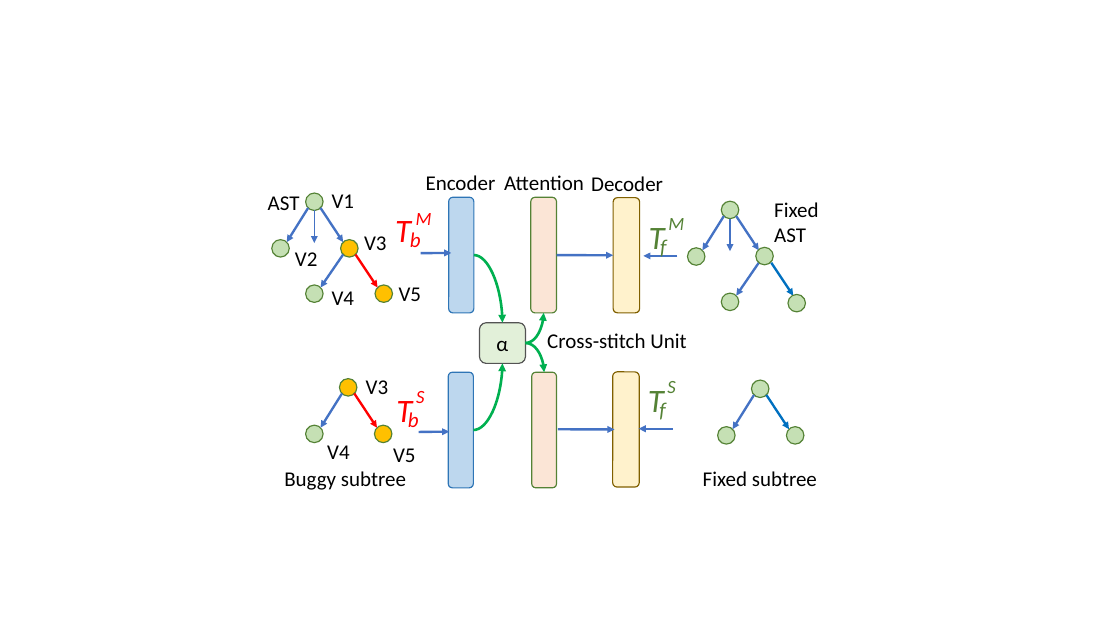
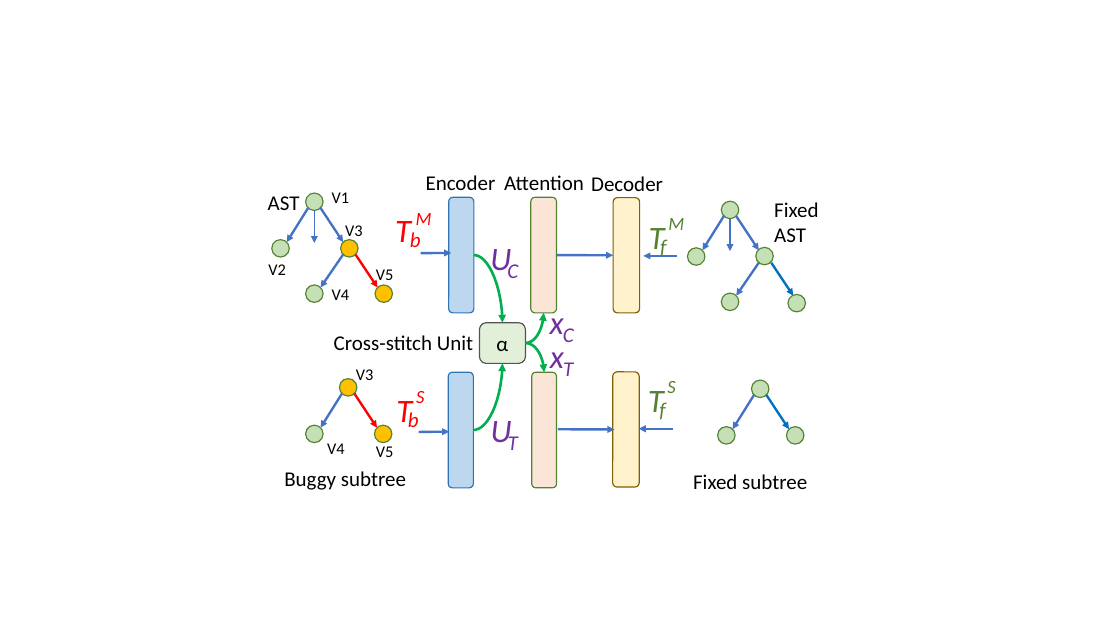
Before and after one commit to tien-n-nguyen/apr-study, a slide deck: slide 11 of Figures.pptx. Drawn at 1120x630 pixels with LibreOffice and Linux fonts; fonts in the diff are those of the drawing. Boxes give left, top, right and bottom in pixels: in the first picture for what was removed or moved away, otherwise in the second. Text is boxed around its words. In the diff, an @@ line names an element or a change of style, - is before the commit and + after.

```diff
--- a/Figures.pptx
+++ b/Figures.pptx
@@ text "V3": place and size @@
-text "V3" at [364, 236, 387, 250]
+text "V3" at [345, 225, 363, 241]
@@ text "V2": place and size @@
-text "V2" at [295, 252, 318, 266]
+text "V2" at [268, 264, 286, 275]
@@ size 18 to 14 pt in 8 elements at [332, 192, 350, 203], [332, 289, 350, 300], [327, 443, 345, 454], [376, 446, 394, 457], [356, 369, 374, 385], [345, 225, 363, 241], [268, 264, 286, 275], [376, 269, 394, 285] @@
@@ text "V5": place and size @@
-text "V5" at [399, 287, 422, 301]
+text "V5" at [376, 269, 394, 285]
@@ text added at [490, 249, 511, 278], 28 pt, text #7030A0, italic @@
+U
@@ text added at [507, 260, 518, 278], 18 pt, text #7030A0, italic @@
+C
@@ text added at [550, 307, 564, 338], 28 pt, text #7030A0, italic @@
+x
@@ text added at [563, 328, 574, 342], 18 pt, text #7030A0, italic @@
+C
@@ text "Cross-stitch Unit": place and size @@
-text "Cross-stitch Unit" at [547, 333, 686, 348]
+text "Cross-stitch Unit" at [334, 335, 473, 350]
@@ text added at [550, 352, 564, 376], 28 pt, text #7030A0, italic @@
+x
@@ text "V3": place and size @@
-text "V3" at [366, 380, 389, 394]
+text "V3" at [356, 369, 374, 385]
@@ text added at [563, 362, 573, 376], 18 pt, text #7030A0, italic @@
+T
@@ text added at [491, 415, 512, 450], 28 pt, text #7030A0, italic @@
+U
@@ text "V5": place and size @@
-text "V5" at [393, 448, 416, 462]
+text "V5" at [376, 446, 394, 457]
@@ text added at [508, 433, 518, 450], 18 pt, text #7030A0, italic @@
+T
@@ text "Fixed subtree": place and size @@
-text "Fixed subtree" at [703, 471, 817, 486]
+text "Fixed subtree" at [693, 474, 807, 489]
```
Also in this commit, not shown: 2 other files.
